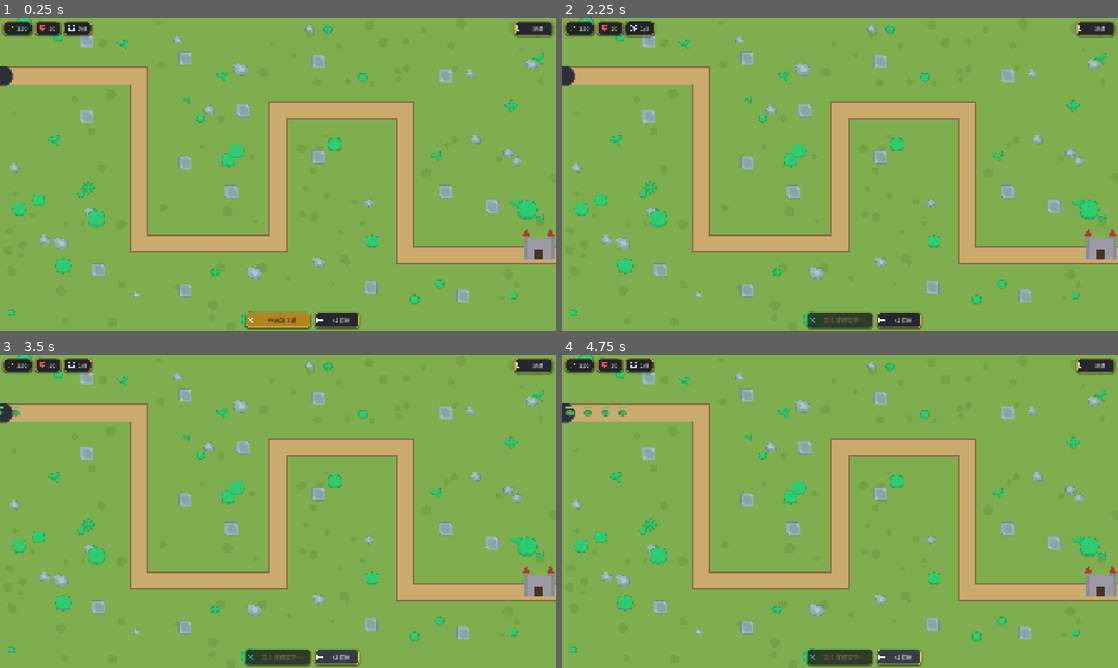
Above: before the commit, frames 1-4 (two rows, left to right).
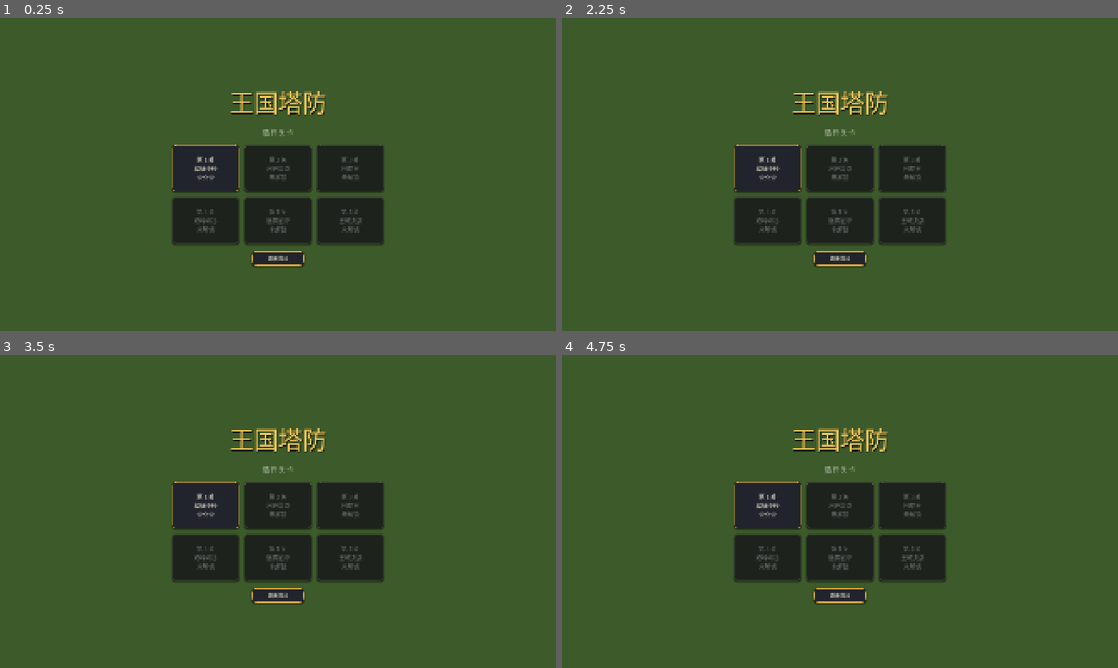
Above: after the commit, the same moments.

Repository: LiuYinCarl/game1
Game: Godot game, scene res://scenes/start_menu.tscn
Two runs of this game, one before a commit and one after it. Both use one fixed random seed, a clock stepped at 60 frames per second and the inputs below. Before the commit the project starts from res://scenes/main.tscn.
Inputs (mouse positions are in pixels of both pictures, inside the frame that each line leads up to):
- Up to frame 1 (0.25 s): no input
- Up to frame 2 (2.25 s): click (767, 168) at 0.5 s, where only the run after the commit has a clickable "第 1 关 翠绿小径 ☆☆☆"; click (1056, 27) at 1.25 s, where only the run after the commit has a clickable "菜单"; click (840, 318) at 2 s, where only the run before the commit has a clickable "开始第 1 波"
- Up to frame 3 (3.5 s): click (339, 655) at 2.75 s, where only the run before the commit has a clickable "x1 倍速"
- Up to frame 4 (4.75 s): click (901, 655) at 3.5 s, where only the run before the commit has a clickable "x2 倍速"; click (901, 655) at 4.25 s, where only the run before the commit has a clickable "x3 倍速"

The runs differ from the first frame. In frame 1, 100% of the frame differs, in the area x 0-100%, y 0-100%; in frame 2, 100%; in frame 3, 100%; in frame 4, 100%.

Commit message:
多关卡模式：开始界面、进度存档与六关设计
- 开始界面（scenes/start_menu.tscn）：标题 + 六关卡片，锁定置灰、星级显示
- GameState 自动加载单例：当前关卡/解锁进度/星级，user://save.json 存档，
  按剩余生命评 1-3 星（>=18 三星、>=12 两星），通关解锁下一关
- main.gd 关卡目录化：LEVELS 集中定义六关（翠绿小径/河畔弯道/回旋谷/
  双峰峡谷/迷雾沼泽/王城决战）的路径、建造点、初始资源与血量成长；
  城堡位置按路径末端自动推算；第 1 关手工波次，2-6 关参数化波次生成器
- 结算面板：星级展示 + 下一关/重玩/返回主菜单；游戏内 HUD 增加菜单按钮
- 全部建造点经距离校验（<=185，小于炮塔最短射程 190），六关逐一
  无头冒烟通关无脚本错误
- README 同步更新

Diff:
--- a/project.godot
+++ b/project.godot
@@ -11,9 +11,13 @@
 [application]
 
 config/name="tafang"
-run/main_scene="res://scenes/main.tscn"
+run/main_scene="res://scenes/start_menu.tscn"
 config/features=PackedStringArray("4.7", "Forward Plus")
 config/icon="res://icon.svg"
+
+[autoload]
+
+GameState="*res://scripts/game_state.gd"
 
 [display]
 
--- /dev/null
+++ b/scenes/start_menu.tscn
@@ -0,0 +1,9 @@
+[gd_scene load_steps=2 format=3]
+
+[ext_resource type="Script" path="res://scripts/start_menu.gd" id="1"]
+
+[node name="StartMenu" type="Control"]
+anchors_preset = 15
+anchor_right = 1.0
+anchor_bottom = 1.0
+script = ExtResource("1")
--- /dev/null
+++ b/scripts/game_state.gd
@@ -0,0 +1,45 @@
+extends Node
+## 全局游戏状态：当前关卡、解锁进度、星级与存档读写。
+
+const SAVE_PATH := "user://save.json"
+const LEVEL_COUNT := 6
+
+var current_level := 0
+var unlocked := 0  # 已解锁的最高关卡（0 基）
+var stars: Array[int] = []
+
+
+func _ready() -> void:
+	stars.resize(LEVEL_COUNT)
+	stars.fill(0)
+	load_game()
+
+
+func complete_level(idx: int, lives_remaining: int) -> int:
+	var earned := 1
+	if lives_remaining >= 18:
+		earned = 3
+	elif lives_remaining >= 12:
+		earned = 2
+	stars[idx] = maxi(stars[idx], earned)
+	if idx < LEVEL_COUNT - 1:
+		unlocked = maxi(unlocked, idx + 1)
+	save_game()
+	return earned
+
+
+func save_game() -> void:
+	var f := FileAccess.open(SAVE_PATH, FileAccess.WRITE)
+	if f != null:
+		f.store_string(JSON.stringify({"unlocked": unlocked, "stars": stars}))
+
+
+func load_game() -> void:
+	if not FileAccess.file_exists(SAVE_PATH):
+		return
+	var data = JSON.parse_string(FileAccess.get_file_as_string(SAVE_PATH))
+	if data is Dictionary:
+		unlocked = clampi(int(data.get("unlocked", 0)), 0, LEVEL_COUNT - 1)
+		var s: Array = data.get("stars", [])
+		for i in mini(s.size(), LEVEL_COUNT):
+			stars[i] = int(s[i])
--- a/scripts/main.gd
+++ b/scripts/main.gd
@@ -26,21 +26,77 @@
 
 var SCREEN := Vector2(1920, 1080)
 
-var PATH_POINTS := PackedVector2Array([
-	Vector2(-60, 200), Vector2(480, 200), Vector2(480, 780),
-	Vector2(960, 780), Vector2(960, 320), Vector2(1400, 320),
-	Vector2(1400, 820), Vector2(1980, 820),
-])
-
-var CASTLE_POS := Vector2(1860, 820)
-
-var BUILD_SPOTS: Array[Vector2] = [
-	Vector2(300, 340), Vector2(300, 80), Vector2(640, 140),
-	Vector2(640, 500), Vector2(340, 870), Vector2(640, 940),
-	Vector2(800, 600), Vector2(1100, 480), Vector2(1100, 150),
-	Vector2(840, 320), Vector2(1540, 200), Vector2(1540, 600),
-	Vector2(1280, 930), Vector2(1600, 960), Vector2(1700, 650),
+# 六关数据目录。hand=true 使用手工波次 WAVES_L1，否则用 gen=[波数, 预算] 参数化生成
+var LEVELS := [
+	{
+		"name": "翠绿小径", "gold": 230, "lives": 20, "hp_growth": 0.07, "hand": true,
+		"path": [Vector2(-60, 200), Vector2(480, 200), Vector2(480, 780), Vector2(960, 780),
+			Vector2(960, 320), Vector2(1400, 320), Vector2(1400, 820), Vector2(1980, 820)],
+		"spots": [Vector2(300, 340), Vector2(300, 80), Vector2(640, 140), Vector2(640, 500),
+			Vector2(340, 870), Vector2(640, 940), Vector2(800, 600), Vector2(1100, 480),
+			Vector2(1100, 150), Vector2(840, 320), Vector2(1540, 200), Vector2(1540, 600),
+			Vector2(1280, 930), Vector2(1600, 960), Vector2(1700, 650)],
+	},
+	{
+		"name": "河畔弯道", "gold": 240, "lives": 20, "hp_growth": 0.08, "gen": [9, 60.0],
+		"path": [Vector2(-60, 860), Vector2(420, 860), Vector2(420, 300), Vector2(840, 300),
+			Vector2(840, 700), Vector2(1280, 700), Vector2(1280, 240), Vector2(1980, 240)],
+		"spots": [Vector2(240, 700), Vector2(240, 960), Vector2(580, 440), Vector2(580, 140),
+			Vector2(580, 860), Vector2(1000, 540), Vector2(1000, 860), Vector2(960, 160),
+			Vector2(1440, 400), Vector2(1440, 780), Vector2(1440, 80), Vector2(1700, 400)],
+	},
+	{
+		"name": "回旋谷", "gold": 250, "lives": 20, "hp_growth": 0.09, "gen": [9, 70.0],
+		"path": [Vector2(-60, 540), Vector2(300, 540), Vector2(300, 180), Vector2(1500, 180),
+			Vector2(1500, 900), Vector2(700, 900), Vector2(700, 540), Vector2(1100, 540),
+			Vector2(1100, 740), Vector2(1980, 740)],
+		"spots": [Vector2(140, 400), Vector2(140, 680), Vector2(460, 320), Vector2(460, 60),
+			Vector2(900, 60), Vector2(1340, 60), Vector2(1660, 320), Vector2(1660, 700),
+			Vector2(1300, 760), Vector2(880, 1000), Vector2(540, 760), Vector2(880, 640),
+			Vector2(1250, 560), Vector2(1300, 880), Vector2(1660, 880)],
+	},
+	{
+		"name": "双峰峡谷", "gold": 260, "lives": 20, "hp_growth": 0.10, "gen": [10, 78.0],
+		"path": [Vector2(-60, 240), Vector2(560, 240), Vector2(560, 500), Vector2(1100, 500),
+			Vector2(1100, 760), Vector2(1600, 760), Vector2(1600, 480), Vector2(1980, 480)],
+		"spots": [Vector2(380, 120), Vector2(380, 400), Vector2(720, 360), Vector2(720, 660),
+			Vector2(940, 640), Vector2(940, 340), Vector2(1250, 400), Vector2(1250, 660),
+			Vector2(1250, 900), Vector2(1450, 620), Vector2(1750, 620), Vector2(1750, 340),
+			Vector2(1450, 900)],
+	},
+	{
+		"name": "迷雾沼泽", "gold": 270, "lives": 20, "hp_growth": 0.11, "gen": [10, 88.0],
+		"path": [Vector2(-60, 180), Vector2(360, 180), Vector2(360, 420), Vector2(760, 420),
+			Vector2(760, 180), Vector2(1160, 180), Vector2(1160, 600), Vector2(560, 600),
+			Vector2(560, 880), Vector2(1560, 880), Vector2(1560, 560), Vector2(1980, 560)],
+		"spots": [Vector2(200, 60), Vector2(200, 300), Vector2(520, 300), Vector2(520, 540),
+			Vector2(920, 300), Vector2(920, 60), Vector2(1330, 300), Vector2(1240, 60),
+			Vector2(1000, 480), Vector2(800, 480), Vector2(400, 760), Vector2(720, 760),
+			Vector2(1000, 760), Vector2(1330, 760), Vector2(1400, 1000), Vector2(1700, 700),
+			Vector2(1700, 420)],
+	},
+	{
+		"name": "王城决战", "gold": 300, "lives": 20, "hp_growth": 0.13, "gen": [12, 95.0],
+		"path": [Vector2(-60, 600), Vector2(240, 600), Vector2(240, 240), Vector2(720, 240),
+			Vector2(720, 600), Vector2(1200, 600), Vector2(1200, 240), Vector2(1680, 240),
+			Vector2(1680, 700), Vector2(1980, 700)],
+		"spots": [Vector2(120, 420), Vector2(120, 760), Vector2(400, 400), Vector2(400, 120),
+			Vector2(560, 400), Vector2(640, 720), Vector2(880, 480), Vector2(880, 760),
+			Vector2(1000, 480), Vector2(1360, 400), Vector2(1360, 120), Vector2(1520, 120),
+			Vector2(1520, 480), Vector2(1800, 480)],
+	},
 ]
+
+# 当前关卡状态（由 _load_level 填充）
+var level_index := 0
+var level_name := ""
+var path_points := PackedVector2Array()
+var build_spots: Array = []
+var castle_pos := Vector2.ZERO
+var waves: Array = []
+var hp_growth := 0.07
+var start_gold := 230
+var start_lives := 20
 
 var ENEMY_TYPES := {
 	"grunt": {"hp": 35.0, "speed": 55.0, "reward": 12, "damage": 1, "radius": 13.0, "color": Color("6aa84f"),
@@ -65,10 +121,7 @@
 		"turret": preload("res://assets/td/towerDefense_tile228.png"), "proj": preload("res://assets/td/towerDefense_tile274.png"), "proj_size": 18.0},
 }
 
-const START_GOLD := 230
-const START_LIVES := 20
-
-const WAVES := [
+const WAVES_L1 := [
 	[{"type": "grunt", "count": 6, "interval": 1.1}],
 	[{"type": "grunt", "count": 8, "interval": 0.9}, {"type": "wolf", "count": 3, "interval": 0.8, "delay": 3.0}],
 	[{"type": "grunt", "count": 6, "interval": 0.8}, {"type": "orc", "count": 3, "interval": 1.3, "delay": 2.0}],
@@ -118,7 +171,7 @@
 	var main: Node2D
 
 	func _draw() -> void:
-		var pts: PackedVector2Array = main.PATH_POINTS
+		var pts: PackedVector2Array = main.path_points
 		# 草地
 		draw_rect(Rect2(Vector2.ZERO, main.SCREEN), Color("7fae4e"))
 		var rng := RandomNumberGenerator.new()
@@ -136,7 +189,7 @@
 		for p in pts:
 			draw_circle(p, 27.0, Color("cbaa6e"))
 		# 建造点
-		for s in main.BUILD_SPOTS:
+		for s in main.build_spots:
 			draw_set_transform(s, 0.0, Vector2.ONE * 0.9)
 			draw_texture(main.TEX_SPOT, -main.TEX_SPOT.get_size() / 2.0)
 			draw_set_transform(Vector2.ZERO, 0.0, Vector2.ONE)
@@ -146,10 +199,10 @@
 		rng.seed = 7
 		for i in 80:
 			var p := Vector2(rng.randf_range(20, main.SCREEN.x - 20), rng.randf_range(20, main.SCREEN.y - 20))
-			if main.dist_to_path(p) < 85.0 or p.distance_to(main.CASTLE_POS) < 120.0:
+			if main.dist_to_path(p) < 85.0 or p.distance_to(main.castle_pos) < 120.0:
 				continue
 			var near_spot := false
-			for s in main.BUILD_SPOTS:
+			for s in main.build_spots:
 				if p.distance_to(s) < 70.0:
 					near_spot = true
 					break
@@ -164,7 +217,7 @@
 		draw_circle(spawn_pos, 34.0, Color("2e2e38"))
 		draw_arc(spawn_pos, 34.0, 0.0, TAU, 32, Color("55555f"), 3.0)
 		# 城堡
-		var c: Vector2 = main.CASTLE_POS
+		var c: Vector2 = main.castle_pos
 		draw_rect(Rect2(c.x - 52, c.y - 70, 20, 85), Color("8a8a95"))
 		draw_rect(Rect2(c.x + 32, c.y - 70, 20, 85), Color("8a8a95"))
 		draw_rect(Rect2(c.x - 40, c.y - 55, 80, 70), Color("9a9aa5"))
@@ -184,8 +237,12 @@
 	Engine.time_scale = 1.0  # 重开时重置倍速
 	add_to_group("game")
 	dot_texture = _make_dot_texture()
-	gold = START_GOLD
-	lives = START_LIVES
+	for arg in OS.get_cmdline_user_args():
+		if arg.begins_with("--level="):
+			GameState.current_level = int(arg.get_slice("=", 1))
+	_load_level(GameState.current_level)
+	gold = start_gold
+	lives = start_lives
 	smoke_test = OS.get_cmdline_user_args().has("--smoke")
 	map_drawer = MapDrawer.new()
 	map_drawer.main = self
@@ -193,6 +250,7 @@
 	_build_ui()
 	_setup_music()
 	_update_hud()
+	hint_label.text = "第 %d 关 · %s" % [level_index + 1, level_name]
 	if smoke_test:
 		# 顺带覆盖调试功能路径
 		_cycle_speed()
@@ -242,6 +300,56 @@
 		get_viewport().get_texture().get_image().save_png("/tmp/tafang_menu_tower.png")
 
 
+func _load_level(idx: int) -> void:
+	level_index = clampi(idx, 0, LEVELS.size() - 1)
+	var L: Dictionary = LEVELS[level_index]
+	level_name = L["name"]
+	path_points = PackedVector2Array(L["path"])
+	build_spots = L["spots"]
+	start_gold = L["gold"]
+	start_lives = L["lives"]
+	hp_growth = L["hp_growth"]
+	waves = WAVES_L1.duplicate(true) if L.get("hand", false) else _compose_waves(int(L["gen"][0]), L["gen"][1])
+	# 城堡位置按路径末端方向自动推算
+	var last: Vector2 = path_points[path_points.size() - 1]
+	var prev: Vector2 = path_points[path_points.size() - 2]
+	var dir := (last - prev).normalized()
+	castle_pos = last - dir * 120.0
+	castle_pos.x = clampf(castle_pos.x, 80.0, SCREEN.x - 80.0)
+	castle_pos.y = clampf(castle_pos.y, 100.0, SCREEN.y - 60.0)
+
+
+func _compose_waves(count: int, budget0: float) -> Array:
+	# 参数化波次生成：预算随波次指数增长，后期加入食人魔
+	var result := []
+	var costs := {"grunt": 7.0, "wolf": 6.0, "orc": 20.0, "ogre": 130.0}
+	for w in count:
+		var budget := budget0 * pow(1.26, w)
+		var groups := []
+		if w >= count - 2:
+			var ogre_n := 1 + int(w == count - 1)
+			budget -= costs["ogre"] * ogre_n
+			groups.append({"type": "ogre", "count": ogre_n, "interval": 2.5})
+		var orc_n := 0
+		var wolf_n := 0
+		if w >= 2:
+			orc_n = mini(int(budget * 0.4 / costs["orc"]), 12)
+			budget -= orc_n * costs["orc"]
+		if w >= 1:
+			wolf_n = mini(int(budget * 0.35 / costs["wolf"]), 12)
+			budget -= wolf_n * costs["wolf"]
+		var grunt_n := mini(int(budget / costs["grunt"]), 24)
+		if grunt_n > 0:
+			groups.append({"type": "grunt", "count": grunt_n, "interval": maxf(0.4, 1.0 - w * 0.05),
+				"delay": 0.0 if groups.is_empty() else 2.0})
+		if wolf_n > 0:
+			groups.append({"type": "wolf", "count": wolf_n, "interval": 0.5, "delay": 2.0})
+		if orc_n > 0:
+			groups.append({"type": "orc", "count": orc_n, "interval": 0.9, "delay": 2.0})
+		result.append(groups)
+	return result
+
+
 func _process(delta: float) -> void:
 	if game_ended:
 		return
@@ -271,18 +379,18 @@
 # ---------- 波次 ----------
 
 func start_wave() -> void:
-	if wave_active or game_ended or next_wave >= WAVES.size():
+	if wave_active or game_ended or next_wave >= waves.size():
 		return
 	wave_active = true
 	wave_time = 0.0
 	spawn_events.clear()
 	var t := 0.0
-	for group in WAVES[next_wave]:
+	for group in waves[next_wave]:
 		t += group.get("delay", 0.0)
 		for i in group["count"]:
 			spawn_events.append({"time": t, "type": group["type"]})
 			t += group["interval"]
-	spawn_hp_scale = 1.0 + 0.07 * next_wave
+	spawn_hp_scale = 1.0 + hp_growth * next_wave
 	next_wave += 1
 	if smoke_test:
 		print("[smoke] wave %d started, gold=%d lives=%d" % [next_wave, gold, lives])
@@ -296,7 +404,7 @@
 func _smoke_build() -> void:
 	var order := ["archer", "cannon", "mage"]
 	var n := 0
-	for i in BUILD_SPOTS.size():
+	for i in build_spots.size():
 		if towers.has(i):
 			var t = towers[i]
 			if t.level < 3 and i % 2 == 0 and gold >= t.upgrade_cost():
@@ -311,7 +419,7 @@
 
 func _end_wave() -> void:
 	wave_active = false
-	if next_wave >= WAVES.size():
+	if next_wave >= waves.size():
 		game_over(true)
 		return
 	var bonus := 15 + next_wave * 5
@@ -324,7 +432,7 @@
 
 func spawn_enemy(type_name: String) -> void:
 	var e = Enemy.new()
-	e.setup(type_name, PATH_POINTS, ENEMY_TYPES[type_name], spawn_hp_scale)
+	e.setup(type_name, path_points, ENEMY_TYPES[type_name], spawn_hp_scale)
 	e.died.connect(_on_enemy_died)
 	e.reached_end.connect(_on_enemy_reached_end)
 	add_child(e)
@@ -351,8 +459,8 @@
 # ---------- 建造 / 升级 / 出售 ----------
 
 func _spot_at(pos: Vector2) -> int:
-	for i in BUILD_SPOTS.size():
-		if BUILD_SPOTS[i].distance_to(pos) <= 30.0:
+	for i in build_spots.size():
+		if build_spots[i].distance_to(pos) <= 30.0:
 			return i
 	return -1
 
@@ -413,7 +521,7 @@
 	# 菜单定位在建造点旁，并夹在屏幕内
 	menu_panel.reset_size()
 	var size := menu_panel.get_combined_minimum_size()
-	var pos: Vector2 = BUILD_SPOTS[idx] + Vector2(30, -size.y / 2.0)
+	var pos: Vector2 = build_spots[idx] + Vector2(30, -size.y / 2.0)
 	pos.x = clampf(pos.x, 8.0, SCREEN.x - size.x - 8.0)
 	pos.y = clampf(pos.y, 8.0, SCREEN.y - size.y - 8.0)
 	menu_panel.position = pos
@@ -435,7 +543,7 @@
 	gold -= d["cost"]
 	var t = Tower.new()
 	t.setup(key, d)
-	t.position = BUILD_SPOTS[idx]
+	t.position = build_spots[idx]
 	t.fired.connect(_on_tower_fired)
 	add_child(t)
 	towers[idx] = t
@@ -686,8 +794,8 @@
 
 func dist_to_path(p: Vector2) -> float:
 	var best := INF
-	for i in PATH_POINTS.size() - 1:
-		var cp := Geometry2D.get_closest_point_to_segment(p, PATH_POINTS[i], PATH_POINTS[i + 1])
+	for i in path_points.size() - 1:
+		var cp := Geometry2D.get_closest_point_to_segment(p, path_points[i], path_points[i + 1])
 		best = minf(best, p.distance_to(cp))
 	return best
 
@@ -794,6 +902,16 @@
 	_style_button(speed_button)
 	speed_button.pressed.connect(_cycle_speed)
 	ui_root.add_child(speed_button)
+
+	# 返回主菜单
+	var menu_btn := Button.new()
+	menu_btn.text = "菜单"
+	menu_btn.custom_minimum_size = Vector2(106, 48)
+	menu_btn.position = Vector2(SCREEN.x - 142 - 118, 12)
+	menu_btn.add_theme_font_size_override("font_size", 18)
+	_style_button(menu_btn)
+	menu_btn.pressed.connect(_on_back_to_menu)
+	ui_root.add_child(menu_btn)
 
 	# 测试面板开关
 	var debug_toggle := Button.new()
@@ -941,7 +1059,7 @@
 			_punch_badge(lives_badge)
 		last_lives = lives
 	if next_wave != last_wave:
-		wave_label.text = "%d/%d" % [next_wave, WAVES.size()]
+		wave_label.text = "%d/%d" % [next_wave, waves.size()]
 		if last_wave >= 0:
 			_punch_badge(wave_badge)
 		last_wave = next_wave
@@ -952,6 +1070,9 @@
 	if smoke_test:
 		print("[smoke] game over win=%s gold=%d lives=%d towers=%d shots=%s" % [win, gold, lives, towers.size(), str(smoke_shots)])
 	_close_menu()
+	var earned := 0
+	if win:
+		earned = GameState.complete_level(level_index, lives)
 	get_tree().paused = true
 	var panel := PanelContainer.new()
 	panel.process_mode = Node.PROCESS_MODE_ALWAYS
@@ -963,7 +1084,7 @@
 	panel.add_theme_stylebox_override("panel", pstyle)
 	ui_root.add_child(panel)
 	var vbox := VBoxContainer.new()
-	vbox.add_theme_constant_override("separation", 20)
+	vbox.add_theme_constant_override("separation", 18)
 	panel.add_child(vbox)
 	var title := Label.new()
 	title.horizontal_alignment = HORIZONTAL_ALIGNMENT_CENTER
@@ -975,19 +1096,61 @@
 		title.text = "城堡陷落了…"
 		title.add_theme_color_override("font_color", Color("ff6b6b"))
 	vbox.add_child(title)
+	if win:
+		var star_label := Label.new()
+		star_label.horizontal_alignment = HORIZONTAL_ALIGNMENT_CENTER
+		star_label.add_theme_font_size_override("font_size", 36)
+		star_label.add_theme_color_override("font_color", Color("f1c40f"))
+		star_label.text = "★".repeat(earned) + "☆".repeat(3 - earned)
+		vbox.add_child(star_label)
+	if win and level_index < LEVELS.size() - 1:
+		var next_btn := Button.new()
+		next_btn.text = "下一关"
+		next_btn.custom_minimum_size = Vector2(200, 52)
+		next_btn.size_flags_horizontal = Control.SIZE_SHRINK_CENTER
+		next_btn.add_theme_font_size_override("font_size", 20)
+		_style_button(next_btn, true)
+		next_btn.pressed.connect(_on_next_level)
+		vbox.add_child(next_btn)
+	elif win:
+		var done_label := Label.new()
+		done_label.text = "已通关全部关卡！"
+		done_label.horizontal_alignment = HORIZONTAL_ALIGNMENT_CENTER
+		done_label.add_theme_font_size_override("font_size", 22)
+		done_label.add_theme_color_override("font_color", Color(0.95, 0.78, 0.35))
+		vbox.add_child(done_label)
 	var restart := Button.new()
-	restart.text = "重新开始"
-	restart.custom_minimum_size = Vector2(200, 52)
+	restart.text = "重玩本关" if win else "重试"
+	restart.custom_minimum_size = Vector2(200, 48)
 	restart.size_flags_horizontal = Control.SIZE_SHRINK_CENTER
 	restart.add_theme_font_size_override("font_size", 20)
-	_style_button(restart, true)
+	_style_button(restart, not win)
 	restart.pressed.connect(_on_restart)
 	vbox.add_child(restart)
+	var back := Button.new()
+	back.text = "返回主菜单"
+	back.custom_minimum_size = Vector2(200, 48)
+	back.size_flags_horizontal = Control.SIZE_SHRINK_CENTER
+	back.add_theme_font_size_override("font_size", 20)
+	_style_button(back)
+	back.pressed.connect(_on_back_to_menu)
+	vbox.add_child(back)
 	panel.reset_size()
 	panel.position = (SCREEN - panel.get_combined_minimum_size()) / 2.0
 	panel.size = panel.get_combined_minimum_size()
 
 
+func _on_next_level() -> void:
+	GameState.current_level = level_index + 1
+	get_tree().paused = false
+	get_tree().change_scene_to_file("res://scenes/main.tscn")
+
+
+func _on_back_to_menu() -> void:
+	get_tree().paused = false
+	get_tree().change_scene_to_file("res://scenes/start_menu.tscn")
+
+
 func _on_restart() -> void:
 	get_tree().paused = false
 	get_tree().reload_current_scene()
--- /dev/null
+++ b/scripts/start_menu.gd
@@ -0,0 +1,114 @@
+extends Control
+## 开始界面：标题 + 六关选择卡片（锁定/星级），点击进入对应关卡。
+
+const LEVEL_NAMES := ["翠绿小径", "河畔弯道", "回旋谷", "双峰峡谷", "迷雾沼泽", "王城决战"]
+
+
+func _ready() -> void:
+	_build_ui()
+	if OS.get_cmdline_user_args().has("--shot"):
+		await get_tree().create_timer(0.5).timeout
+		await RenderingServer.frame_post_draw
+		get_viewport().get_texture().get_image().save_png("/tmp/tafang_startmenu.png")
+
+
+func _build_ui() -> void:
+	# 背景
+	var bg := ColorRect.new()
+	bg.color = Color("3d5a2b")
+	bg.set_anchors_preset(Control.PRESET_FULL_RECT)
+	add_child(bg)
+	# 中文系统字体
+	var font := SystemFont.new()
+	font.font_names = PackedStringArray(["PingFang SC", "Hiragino Sans GB", "Microsoft YaHei", "Noto Sans CJK SC", "sans-serif"])
+	var th := Theme.new()
+	th.default_font = font
+	th.default_font_size = 18
+	theme = th
+
+	var center := CenterContainer.new()
+	center.set_anchors_preset(Control.PRESET_FULL_RECT)
+	add_child(center)
+	var vbox := VBoxContainer.new()
+	vbox.add_theme_constant_override("separation", 28)
+	center.add_child(vbox)
+
+	var title := Label.new()
+	title.text = "王国塔防"
+	title.horizontal_alignment = HORIZONTAL_ALIGNMENT_CENTER
+	title.add_theme_font_size_override("font_size", 84)
+	title.add_theme_color_override("font_color", Color(0.95, 0.78, 0.35))
+	title.add_theme_color_override("font_shadow_color", Color(0, 0, 0, 0.5))
+	title.add_theme_constant_override("shadow_offset_x", 3)
+	title.add_theme_constant_override("shadow_offset_y", 4)
+	vbox.add_child(title)
+
+	var subtitle := Label.new()
+	subtitle.text = "选 择 关 卡"
+	subtitle.horizontal_alignment = HORIZONTAL_ALIGNMENT_CENTER
+	subtitle.add_theme_font_size_override("font_size", 22)
+	subtitle.add_theme_color_override("font_color", Color(0.9, 0.9, 0.85, 0.8))
+	vbox.add_child(subtitle)
+
+	var grid := GridContainer.new()
+	grid.columns = 3
+	grid.add_theme_constant_override("h_separation", 20)
+	grid.add_theme_constant_override("v_separation", 20)
+	grid.size_flags_horizontal = Control.SIZE_SHRINK_CENTER
+	vbox.add_child(grid)
+	for i in LEVEL_NAMES.size():
+		grid.add_child(_make_level_card(i))
+
+	var quit_btn := Button.new()
+	quit_btn.text = "退出游戏"
+	quit_btn.custom_minimum_size = Vector2(180, 48)
+	quit_btn.size_flags_horizontal = Control.SIZE_SHRINK_CENTER
+	_style_menu_button(quit_btn)
+	quit_btn.pressed.connect(func() -> void: get_tree().quit())
+	vbox.add_child(quit_btn)
+
+
+func _make_level_card(idx: int) -> Button:
+	var locked := idx > GameState.unlocked
+	var card := Button.new()
+	card.custom_minimum_size = Vector2(230, 160)
+	card.disabled = locked
+	var star_str := ""
+	for k in 3:
+		star_str += "★" if k < GameState.stars[idx] else "☆"
+	if locked:
+		card.text = "第 %d 关\n%s\n未解锁" % [idx + 1, LEVEL_NAMES[idx]]
+	else:
+		card.text = "第 %d 关\n%s\n%s" % [idx + 1, LEVEL_NAMES[idx], star_str]
+	card.add_theme_font_size_override("font_size", 20)
+	_style_menu_button(card)
+	if not locked:
+		card.pressed.connect(_on_level_chosen.bind(idx))
+	return card
+
+
+func _on_level_chosen(idx: int) -> void:
+	GameState.current_level = idx
+	get_tree().change_scene_to_file("res://scenes/main.tscn")
+
+
+func _panel_style(bg: Color, border: Color, radius := 12) -> StyleBoxFlat:
+	var style := StyleBoxFlat.new()
+	style.bg_color = bg
+	style.border_color = border
+	style.set_border_width_all(2)
+	style.set_corner_radius_all(radius)
+	style.shadow_color = Color(0, 0, 0, 0.45)
+	style.shadow_size = 6
+	style.shadow_offset = Vector2(0, 3)
+	return style
+
+
+func _style_menu_button(btn: Button) -> void:
+	btn.add_theme_stylebox_override("normal", _panel_style(Color(0.13, 0.14, 0.18, 0.95), Color(0.85, 0.65, 0.25, 0.9), 12))
+	btn.add_theme_stylebox_override("hover", _panel_style(Color(0.22, 0.23, 0.28, 0.97), Color(1.0, 0.8, 0.35, 0.95), 12))
+	btn.add_theme_stylebox_override("pressed", _panel_style(Color(0.08, 0.09, 0.11, 0.97), Color(0.6, 0.45, 0.18, 0.9), 12))
+	btn.add_theme_stylebox_override("disabled", _panel_style(Color(0.10, 0.10, 0.12, 0.6), Color(0.35, 0.35, 0.35, 0.5), 12))
+	btn.add_theme_color_override("font_color", Color(0.95, 0.93, 0.85))
+	btn.add_theme_color_override("font_hover_color", Color(1, 1, 1))
+	btn.add_theme_color_override("font_disabled_color", Color(0.45, 0.45, 0.45))
Not shown, added: scripts/game_state.gd.uid
Not shown, added: scripts/start_menu.gd.uid
Not shown, changed: README.md
